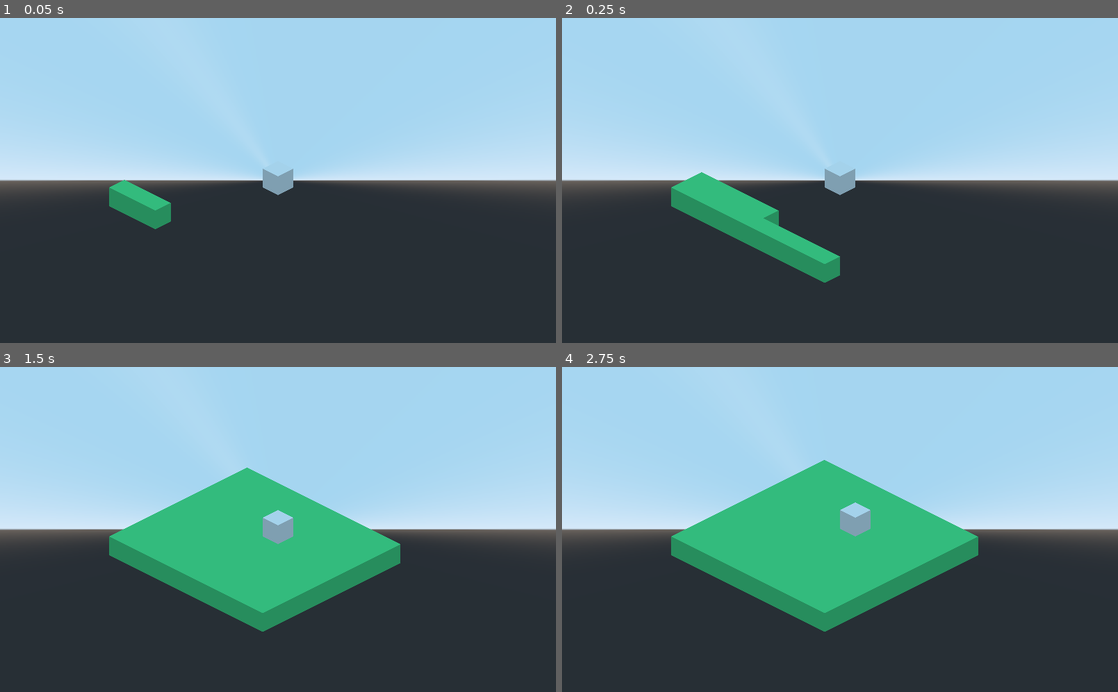
Above: before the commit, frames 1-4 (two rows, left to right).
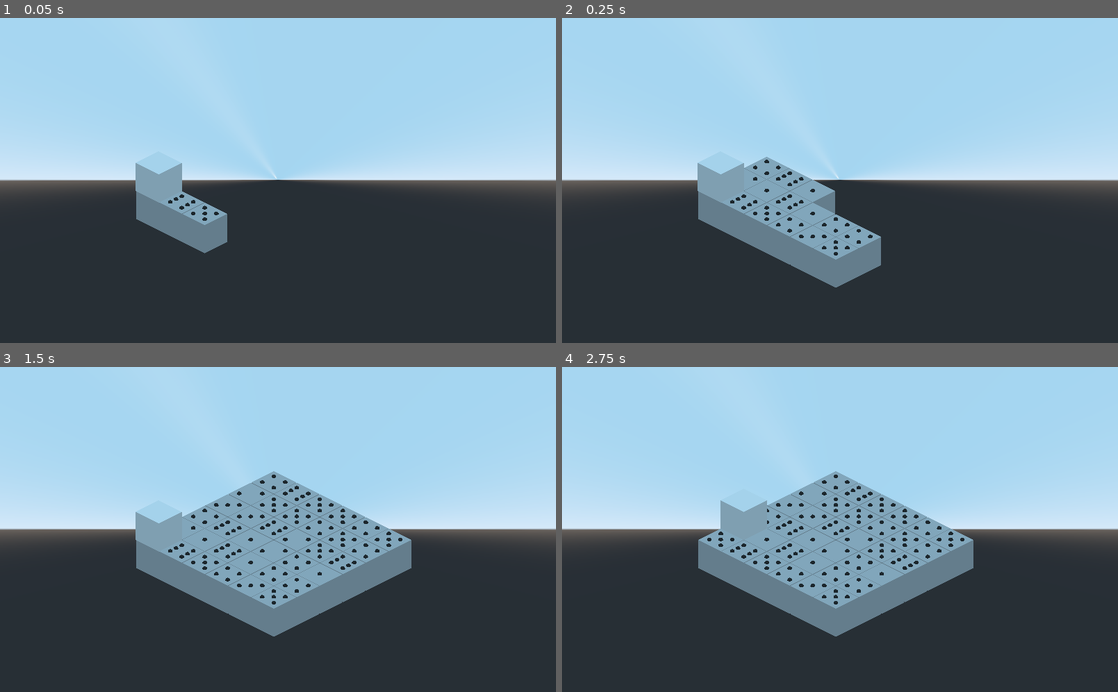
Above: after the commit, the same moments.

Repository: suaveware/gmtk-jam-2022
Game: Godot game, scene res://Main.tscn
Two runs of this game, one before a commit and one after it. Both use one fixed random seed, a clock stepped at 60 frames per second and the inputs below.
Inputs:
- Up to frame 1 (0.05 s): no input
- Up to frame 2 (0.25 s): no input
- Up to frame 3 (1.5 s): no input
- Up to frame 4 (2.75 s): tap Enter at 2 s

The runs differ from the first frame. In frame 1, 3.6% of the frame differs, in the area x 5-95%, y 44-73%; in frame 2, 8.4%; in frame 3, 16%; in frame 4, 17%, in the area x 5-95%, y 28-83%.

Commit message:
Generating the grid

Diff:
--- /dev/null
+++ b/Grid.gd
@@ -0,0 +1,19 @@
+extends Spatial
+
+export var width := 6
+export var height := 6
+export var tile_size = 2
+
+var tile = preload("res://src/Tile/Tile.tscn")
+
+func _ready() -> void:
+	var new_tiles := []
+
+	for i in range(0, width):
+		for j in range(0, height):
+			var new_tile = tile.instance()
+			new_tile.value = rand_range(0,6)
+			new_tiles.push_back(new_tile)
+			yield(get_tree(), "idle_frame")
+			new_tile.translation = (Vector3(i * tile_size, 0, j * tile_size))
+			get_parent().add_child(new_tile)
--- a/Main.gd
+++ b/Main.gd
@@ -1,20 +1,5 @@
 extends Spatial
-
-export var width := 10
-export var height := 10
 
 
 func _ready() -> void:
-	var new_tiles := []
-	var tile: CSGBox = $Tile
-
-	var side_size := tile.width
-
-	for i in range(-width/2, width/2):
-		for j in range(-height/2, height/2):
-			var new_tile: CSGBox = tile.duplicate()
-			new_tile.visible = true
-			new_tiles.push_back(new_tile)
-			yield(get_tree(), "idle_frame")
-			new_tile.translation = (Vector3(i * side_size, 0, j * side_size))
-			get_parent().add_child(new_tile)
+	pass
--- a/Main.tscn
+++ b/Main.tscn
@@ -1,10 +1,9 @@
-[gd_scene load_steps=5 format=2]
+[gd_scene load_steps=6 format=2]
 
 [ext_resource path="res://src/Player/Player.gd" type="Script" id=1]
+[ext_resource path="res://src/Tile/Tile.tscn" type="PackedScene" id=2]
+[ext_resource path="res://Grid.gd" type="Script" id=3]
 [ext_resource path="res://Main.gd" type="Script" id=4]
-
-[sub_resource type="SpatialMaterial" id=1]
-albedo_color = Color( 0.313726, 0.890196, 0.52549, 1 )
 
 [sub_resource type="SpatialMaterial" id=2]
 
@@ -17,14 +16,14 @@
 size = 10.0
 
 [node name="Camera" type="Camera" parent="."]
-transform = Transform( 0.707107, 0.353553, -0.612372, 0, 0.866025, 0.5, 0.707107, -0.353553, 0.612372, -49.029, 41.7749, 49.029 )
+transform = Transform( 0.707107, 0.353553, -0.612373, 0, 0.866026, 0.5, 0.707107, -0.353553, 0.612373, -43.845, 41.7749, 54.213 )
 projection = 1
 current = true
-size = 30.0
+size = 20.0
 
-[node name="Tile" type="CSGBox" parent="."]
-visible = false
-material = SubResource( 1 )
+[node name="Tile" parent="." instance=ExtResource( 2 )]
+width = 1.8
+depth = 1.8
 
 [node name="Player" type="CSGBox" parent="."]
 transform = Transform( 1, 0, 0, 0, 1, 0, 0, 0, 1, 0, 2, 0 )
@@ -32,3 +31,6 @@
 script = ExtResource( 1 )
 
 [node name="Tween" type="Tween" parent="Player"]
+
+[node name="Grid" type="Spatial" parent="."]
+script = ExtResource( 3 )
--- /dev/null
+++ b/src/Tile/Tile.gd
@@ -0,0 +1,22 @@
+extends CSGBox
+
+const DOT_POSITIONS = [
+	[Vector2(0, 0)],
+	[Vector2(-0.5, -0.5), Vector2(0.5, 0.5)],
+	[Vector2(-0.5, -0.5), Vector2(0, 0), Vector2(0.5, 0.5)],
+	[Vector2(-0.5, -0.5), Vector2(-0.5, 0.5), Vector2(0.5, 0.5), Vector2(0.5, -0.5)],
+	[Vector2(-0.5, -0.5), Vector2(-0.5, 0.5), Vector2(0.5, 0.5), Vector2(0.5, -0.5), Vector2(0,0)],
+	[Vector2(-0.5, -0.5), Vector2(-0.5, 0.5), Vector2(0.5, 0.5), Vector2(0.5, -0.5), Vector2(0, 0.5), Vector2(0, -0.5)]
+]
+
+export var value: int
+
+func _ready():
+	var dot_positions = DOT_POSITIONS[value]
+	var dot = $Dot
+	for i in range(len(dot_positions)):
+		var new_dot = dot.duplicate()
+		new_dot.set_translation(Vector3(dot_positions[i].x, 1, dot_positions[i].y))
+		print(new_dot.translation)
+		new_dot.visible = true
+		add_child(new_dot)
--- /dev/null
+++ b/src/Tile/Tile.tscn
@@ -0,0 +1,19 @@
+[gd_scene load_steps=4 format=2]
+
+[ext_resource path="res://src/Tile/Tile.gd" type="Script" id=1]
+
+[sub_resource type="SpatialMaterial" id=1]
+albedo_color = Color( 0.792157, 0.792157, 0.792157, 1 )
+
+[sub_resource type="SpatialMaterial" id=2]
+albedo_color = Color( 0.176471, 0.176471, 0.176471, 1 )
+
+[node name="Tile" type="CSGBox"]
+width = 1.95
+depth = 1.95
+material = SubResource( 1 )
+script = ExtResource( 1 )
+
+[node name="Dot" type="CSGSphere" parent="."]
+transform = Transform( 0.15, 0, 0, 0, 0.15, 0, 0, 0, 0.15, 0, 0, 0 )
+material = SubResource( 2 )
